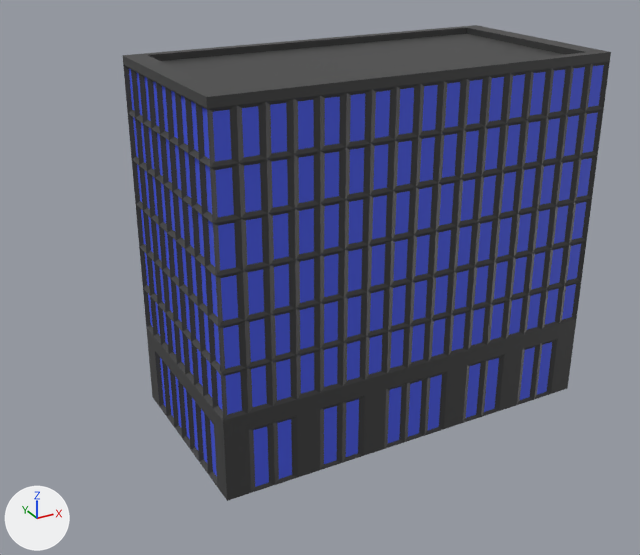
Before and after pictures for a commit that changed the Blender file generic/models/office.blend.
Camera for both pictures: a camera (50 mm lens) standing at (-52.5, -84.2, 33.6) and looking at (-6.6, -0.9, -8.0). Lighting does not change. The marker at lower left points along +X, +Y and +Z. The older version comes first.
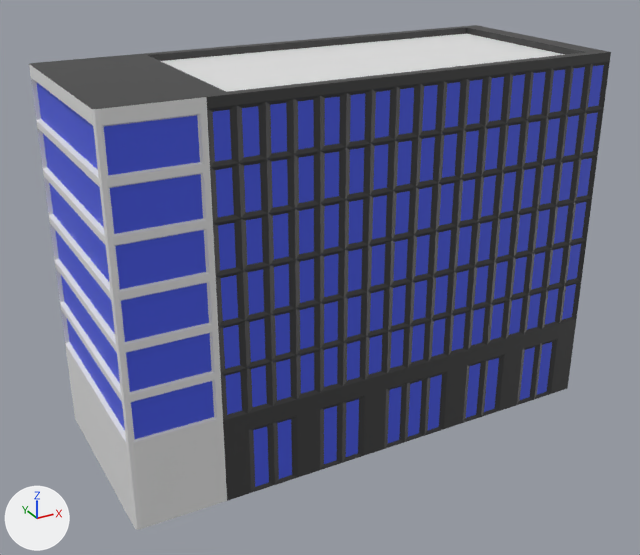
Where the change shows, as pixel boxes (x1, y1, x2, y2) in the pictures (640 x 555 px):
```json
{"object": "Cube", "change": "reshaped", "before": [122, 25, 611, 501], "after": [29, 25, 611, 530], "on screen": "19% wider, 6% taller"}
{"part": 1, "of": "me_cube", "change": "added", "after": [29, 55, 227, 530]}
{"part": 2, "of": "me_cube", "change": "recoloured", "before": [161, 33, 565, 92], "after": [161, 33, 565, 92], "on screen": "dark grey to white"}
{"part": 3, "of": "me_cube", "change": "recoloured", "before": [160, 358, 217, 476]}
{"part": 4, "of": "me_cube", "change": "recoloured", "before": [183, 387, 190, 439]}
```

The change, as JSON lines over the scene's bpy script:
```json
{"op": "add", "block": "mat_floor", "code": ["mat_floor = principled_material('floor')", "mat_floor.base_color = (0.8, 0.8, 0.8)  # white #e7e7e7"]}
{"block": "me_cube", "where": "# used by ob_cube; location = (0.0, 0.0, 0.0); scale = (24.0, 12.0, 16.0)"}
{"op": "remove", "block": "me_cube", "code": "me_cube.from_pydata(...)  # 1858 vertices, 1813 faces; spans x -1.0..1.0, y -1.0..1.0, z -1.62..1.06"}
{"op": "add", "block": "me_cube", "code": "me_cube.from_pydata(...)  # 2070 vertices, 2001 faces; spans x -1.42..1.0, y -1.0..1.0, z -1.62..1.06"}
{"block": "me_cube", "change": "me_cube part 1: 212 vertices added at x -1.42..-1.0, y -1.0..1.0, z -1.62..1.06"}
{"block": "me_cube", "change": "me_cube part 2: 8 faces spanning x -1.0..1.0, y -1.0..1.0, z -1.62..1.02 switch from mat_wall (dark grey #3d3d3d) to mat_floor (white #e7e7e7)"}
{"block": "me_cube", "change": "me_cube part 3: 4 faces spanning x -0.98, y -0.75..0.75, z -1.6..-1.15 switch from mat_glass (blue #4659e7) to mat_wall (dark grey #3d3d3d)"}
{"block": "me_cube", "change": "me_cube part 4: 1 face spanning x -0.98, y -0.09..0.09, z -1.6..-1.15 switches from mat_glass (blue #4659e7) to mat_floor (white #e7e7e7)"}
```
